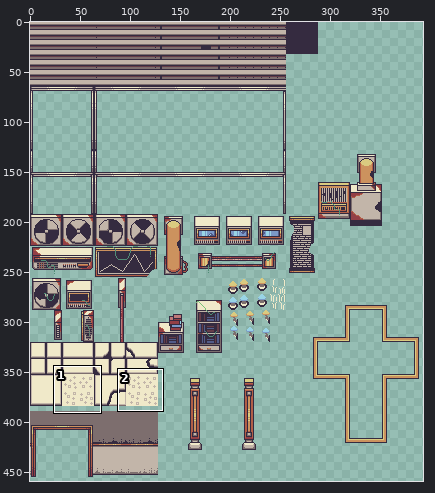
Two states of a sprite sheet, assets/floor_1/laboratory/laboratory.png. Above: a wide view before the commit, with the close-up outlined.
Close-up. Earlier state:
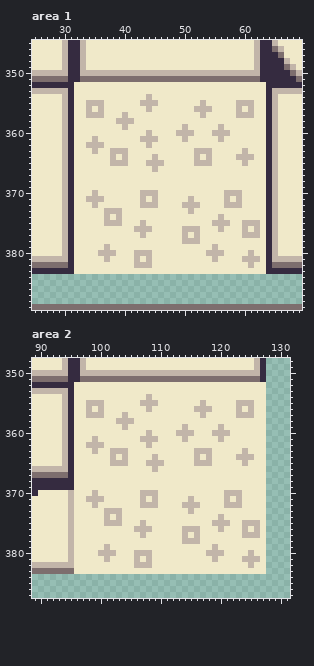
The file is 448x520 pixels. Colours within 5 levels of each other are drawn and written as one. Shown: area 1: x 25..69, y 345..389; area 2: x 89..131, y 348..387. The wide view leaves out empty margins.
The same view after the edit:
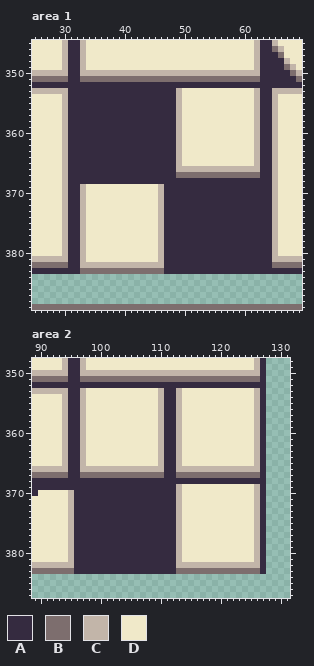
Palette (. is transparent): A #352b40  B #7d6e6e  C #c2b5a9  D #f0e9c9
Change:
Changed rows in their new state; - is an unchanged pixel.
Area 1:
first column x 32:
352 AAAAAAAAAAAAAAAAAAAAAAAAAAAAAAAA
353 AAAAAAAAAAAAAAAAAC------------CA
354 AAAAAAAAAAAAAAAAAC------------CA
355 AAAAAAAAAAAAAAAAAC---D-----DDDCA
356 AAAAAAAAAAAAAAAAAC--DDD----D-DCA
357 AAAAAAAAAAAAAAAAAC---D-----DDDCA
358 AAAAAAAAAAAAAAAAAC------------CA
359 AAAAAAAAAAAAAAAAACD-----D-----CA
360 AAAAAAAAAAAAAAAAA-DD---DDD----CA
361 AAAAAAAAAAAAAAAAACD-----D-----CA
362 AAAAAAAAAAAAAAAAAC------------CA
363 AAAAAAAAAAAAAAAAAC--DDD-----D-CA
364 AAAAAAAAAAAAAAAAAC--D-D----DDDCA
365 AAAAAAAAAAAAAAAAAC--DDD-----D-CA
366 AAAAAAAAAAAAAAAAACCCCCCCCCCCCCCA
367 AAAAAAAAAAAAAAAAABBBBBBBBBBBBBBA
368 AAAAAAAAAAAAAAAAAAAAAAAAAAAAAAAA
369 AC------------CAAAAAAAAAAAAAAAAA
370 AC-D-------DDDCAAAAAAAAAAAAAAAAA
371 ACDDD------D-DCAAAAAAAAAAAAAAAAA
372 AC-D-------DDDCAAAAAAAAAAAAAAAAA
373 AC---DDD------CAAAAAAAAAAAAAAAAA
374 AC---D-D------CAAAAAAAAAAAAAAAAA
375 AC---DDD---D--CAAAAAAAAAAAAAAAAA
376 AC--------DDD-CAAAAAAAAAAAAAAAAA
377 AC---------D--CAAAAAAAAAAAAAAAAA
378 AC------------CAAAAAAAAAAAAAAAAA
379 AC---D--------CAAAAAAAAAAAAAAAAA
380 AC--DDD---DDD-CAAAAAAAAAAAAAAAAA
381 AC---D----D-D-CAAAAAAAAAAAAAAAAA
382 ACCCCCCCCC---CCAAAAAAAAAAAAAAAAA
383 ABBBBBBBBBBBBBBAAAAAAAAAAAAAAAAA
Area 2:
first column x 96:
352 AAAAAAAAAAAAAAAAAAAAAAAAAAAAAAAA
353 AC------------CAAC------------CA
354 AC----------D-CAAC------------CA
355 ACDDD------DDDCAAC---D-----DDDCA
356 ACD-D-------D-CAAC--DDD----D-DCA
357 ACDDD---D-----CAAC---D-----DDDCA
358 AC-----DDD----CAAC------------CA
359 AC------D-----CAACD-----D-----CA
360 AC----------D-CAA-DD---DDD----CA
361 AC-D-------DDDCAACD-----D-----CA
362 ACDDD-------D-CAAC------------CA
363 AC-D--DDD-----CAAC--DDD-----D-CA
364 AC----D-D----DCAAC--D-D----DDDCA
365 AC----DDD---DD-AAC--DDD-----D-CA
366 ACCCCCCCCCCCC-CAACCCCCCCCCCCCCCA
367 ABBBBBBBBBBBBBBAABBBBBBBBBBBBBBA
368 AAAAAAAAAAAAAAAAAAAAAAAAAAAAAAAA
369 AAAAAAAAAAAAAAAAAC------------CA
370 AAAAAAAAAAAAAAAAAC-------DDD--CA
371 AAAAAAAAAAAAAAAAAC-D-----D-D--CA
372 AAAAAAAAAAAAAAAAACDDD----DDD--CA
373 AAAAAAAAAAAAAAAAAC-D----------CA
374 AAAAAAAAAAAAAAAAAC------D-----CA
375 AAAAAAAAAAAAAAAAAC-----DDD--DD-A
376 AAAAAAAAAAAAAAAAACDDD---D---D--A
377 AAAAAAAAAAAAAAAAACD-D-------DD-A
378 AAAAAAAAAAAAAAAAACDDD---------CA
379 AAAAAAAAAAAAAAAAAC-----D------CA
380 AAAAAAAAAAAAAAAAAC----DDD----DCA
381 AAAAAAAAAAAAAAAAAC-----D----DD-A
382 AAAAAAAAAAAAAAAAACCCCCCCCCCCC-CA
383 AAAAAAAAAAAAAAAAABBBBBBBBBBBBBBA
